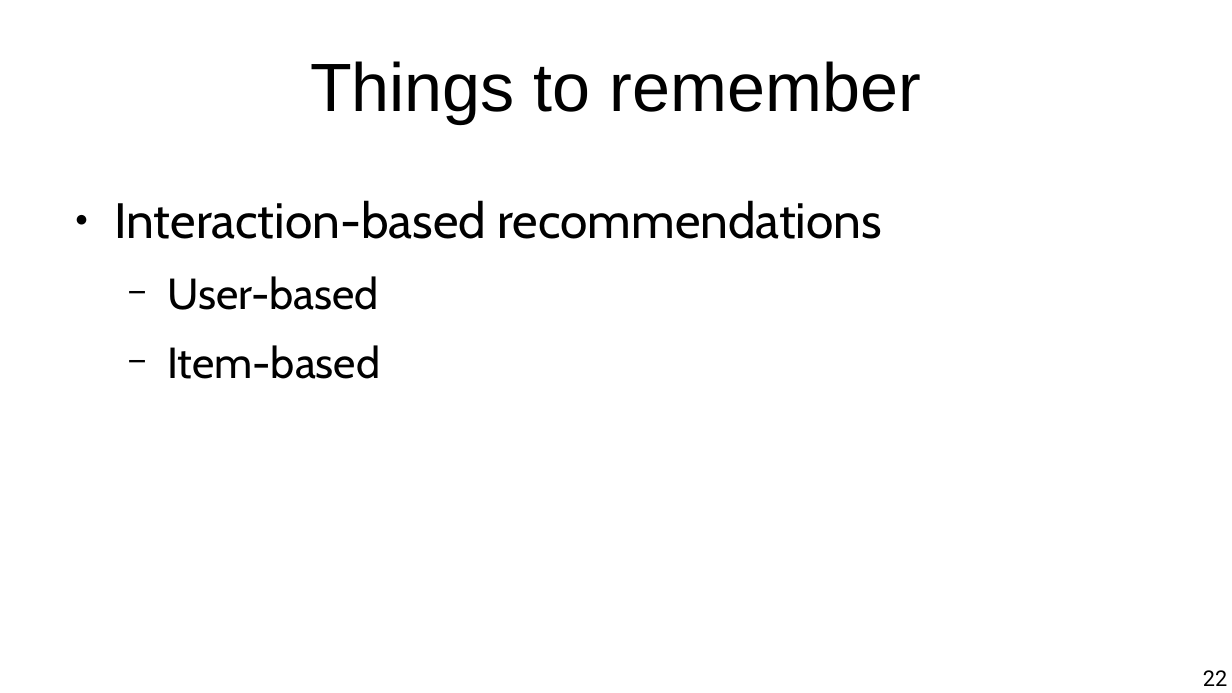
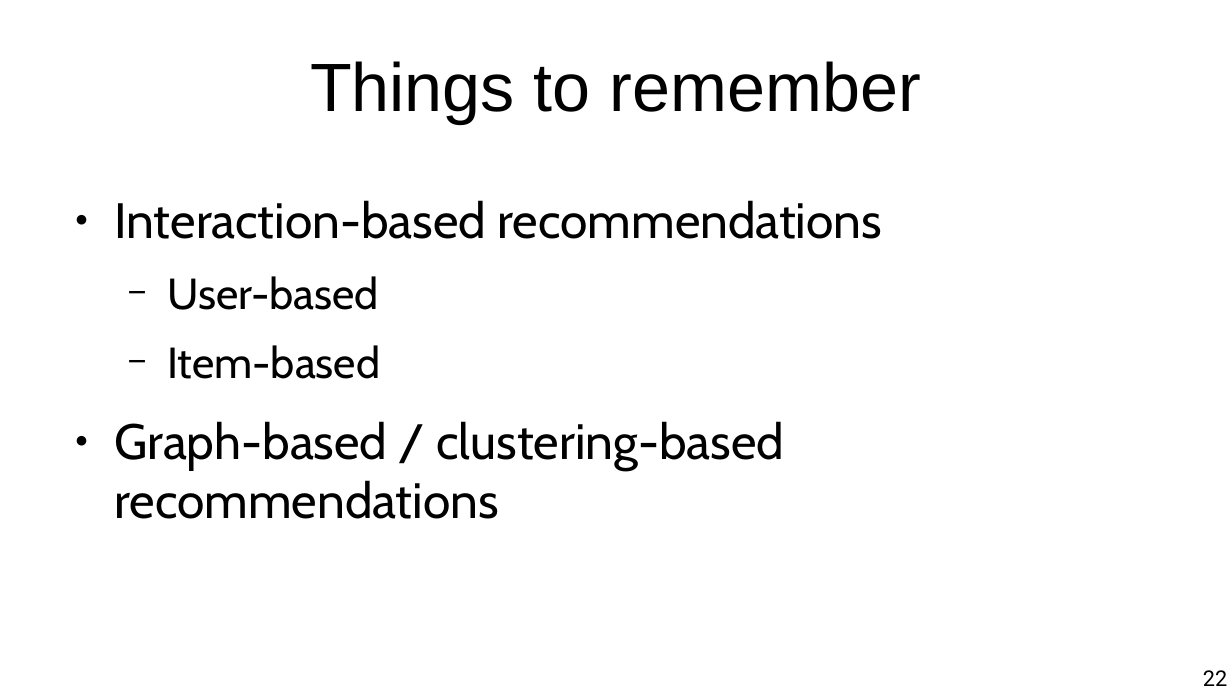
Before and after one commit to marco-calautti/data-mining-course, a slide deck: slide 22 of theory/odp/tt17_interaction_based_recommenders.odp. Drawn at 1232x693 pixels with LibreOffice and Linux fonts; fonts in the diff are those of the drawing. Boxes give left, top, right and bottom in pixels: in the first picture for what was removed or moved away, otherwise in the second. Text is boxed around its words. In the diff, an @@ line names an element or a change of style, - is before the commit and + after.

```diff
--- a/theory/odp/tt17_interaction_based_recommenders.odp
+++ b/theory/odp/tt17_interaction_based_recommenders.odp
@@ text at [114,421,784,519]: paragraph added @@
+● Graph-based / clustering-based recommendations
```
Also in this commit, not shown: 12 other slides changed, 4 other files.
